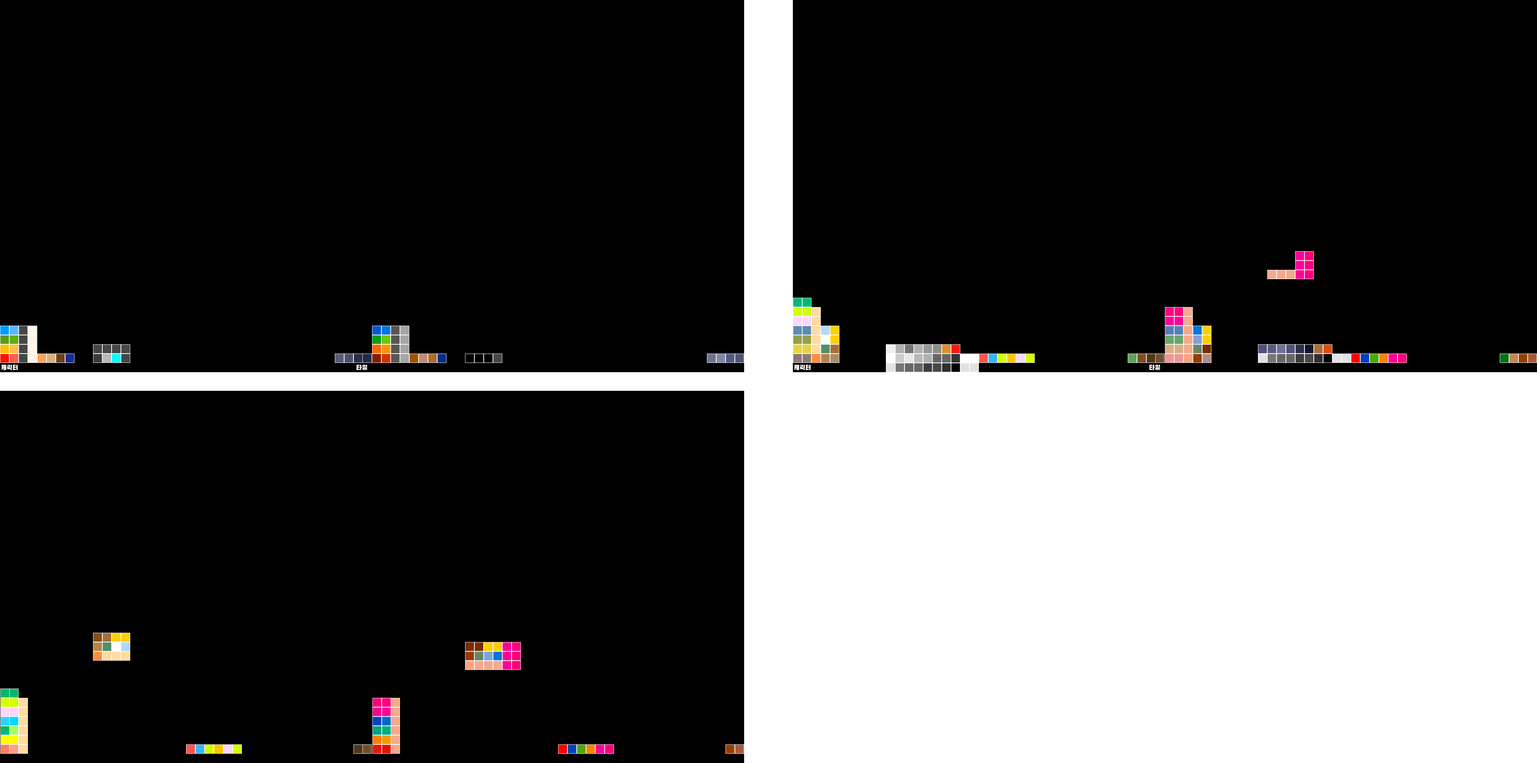
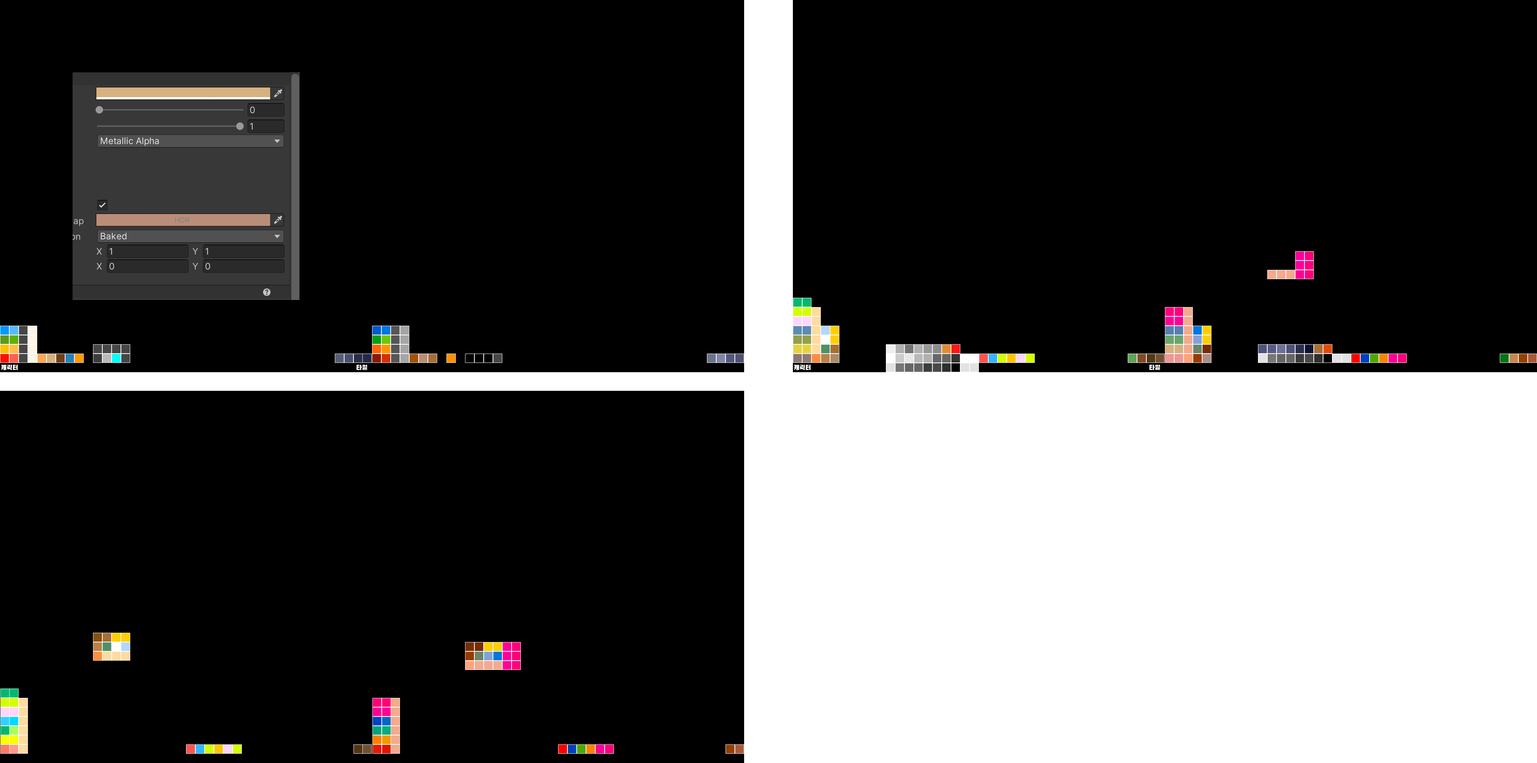
Revision of a layered w=1537, h=763 image; what changed, layer by layer:
added layer "사각형 1 copy 21" (1st of 2, in "Block-EM") in group "Block-EM" over [446,353,456,363]
removed layer "사각형 1 copy 18" (1st of 2, in "Block-EM") from group "Block-EM" over [437,353,447,363]
added layer "Layer 1" in group "Block-BM" over [72,72,300,300]
added layer "사각형 1 copy 21" (2nd of 2, in "Block-BM") in group "Block-BM" over [74,353,84,363]
painted on "사각형 1 copy 18" (in "Block-BM") over [65,353,75,363]
